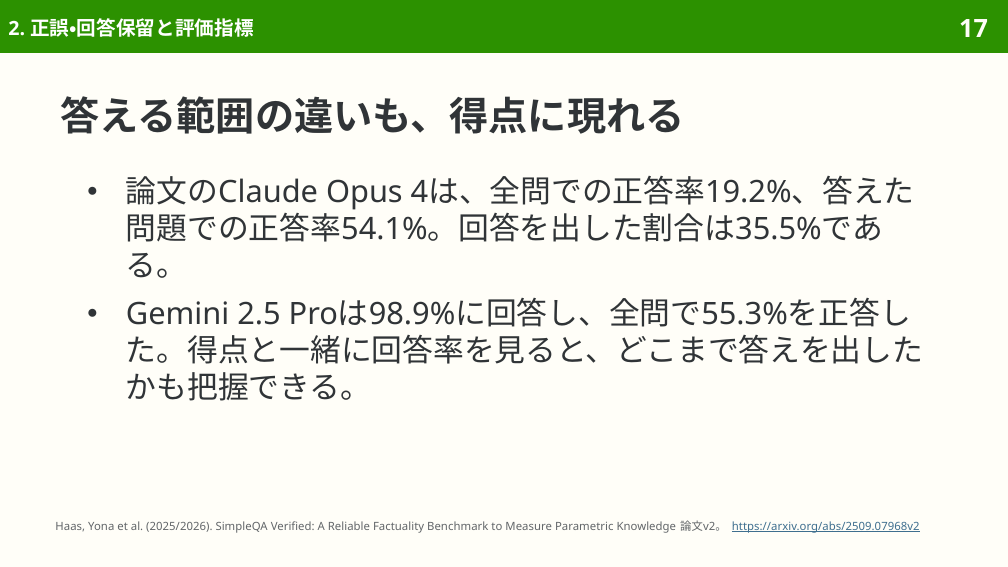
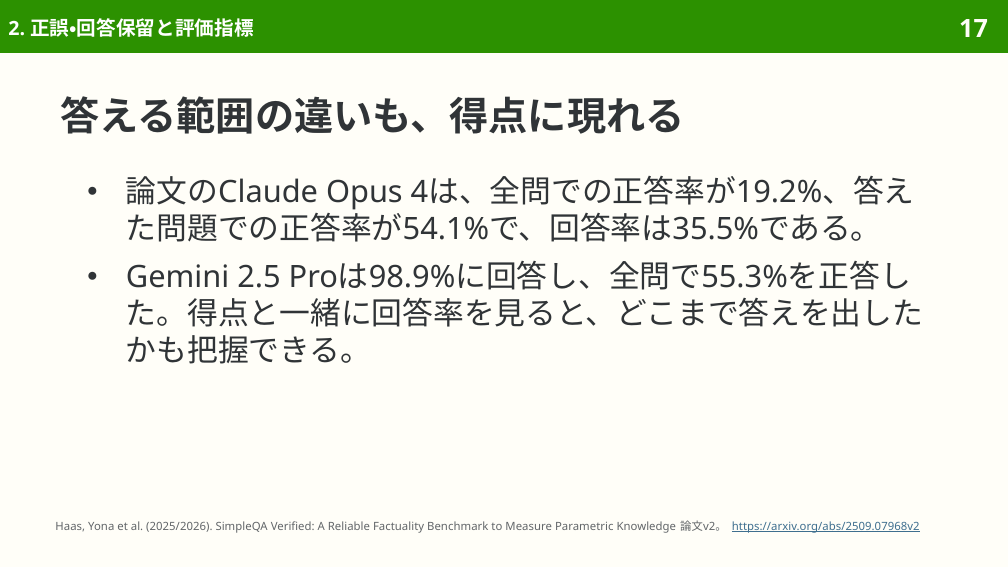
Before and after one commit to sasakiy84/datasets-in-10-minutes, a slide deck: slide 17 of slides/datasets-in-10-minutes-simpleqa-verified.pptx. Drawn at 1008x567 pixels with LibreOffice and Linux fonts; fonts in the diff are those of the drawing. Boxes give left, top, right and bottom in pixels: in the first picture for what was removed or moved away, otherwise in the second. Text is boxed around its words. In the diff, an @@ line names an element or a change of style, - is before the commit and + after.

```diff
--- a/slides/datasets-in-10-minutes-simpleqa-verified.pptx
+++ b/slides/datasets-in-10-minutes-simpleqa-verified.pptx
@@ text at [126, 176, 915, 242]: text changed @@
-● 論文のClaude Opus 4は、全問での正答率19.2%、答えた問題での正答率54.1%。回答を出した割合は35.5%である。
+● 論文のClaude Opus 4は、全問での正答率が19.2%、答えた問題での正答率が54.1%で、回答率は35.5%である。
```
Also in this commit, not shown: 13 other slides changed, 7 other files.
